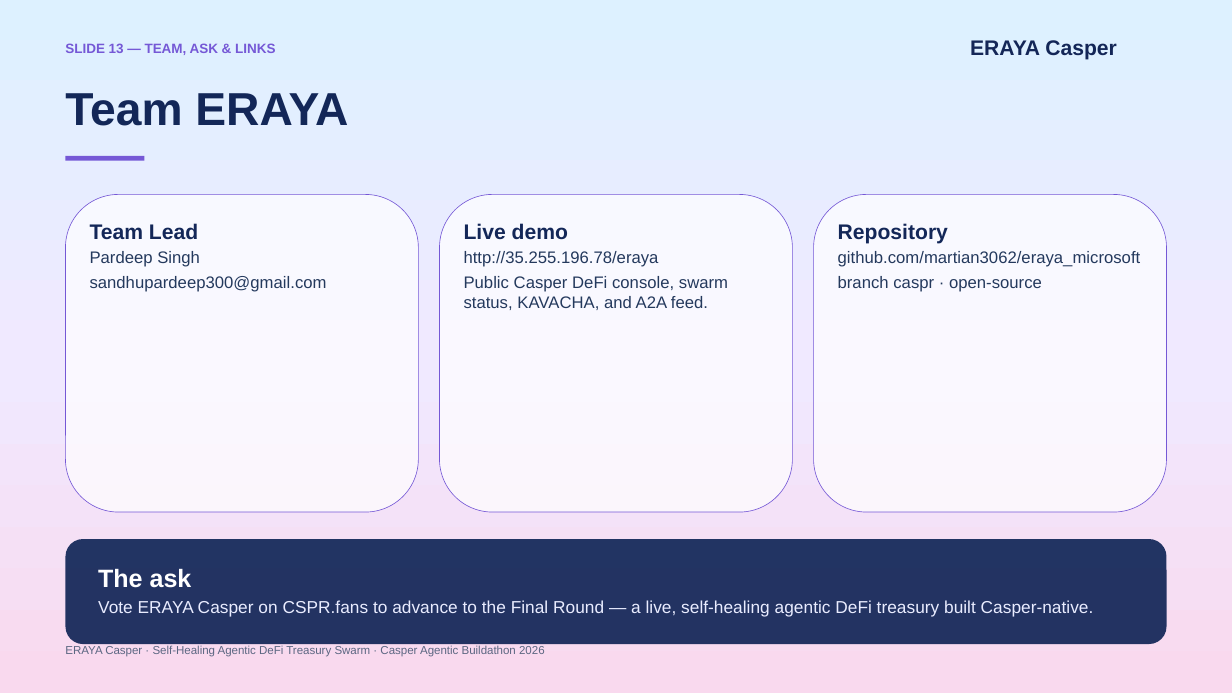
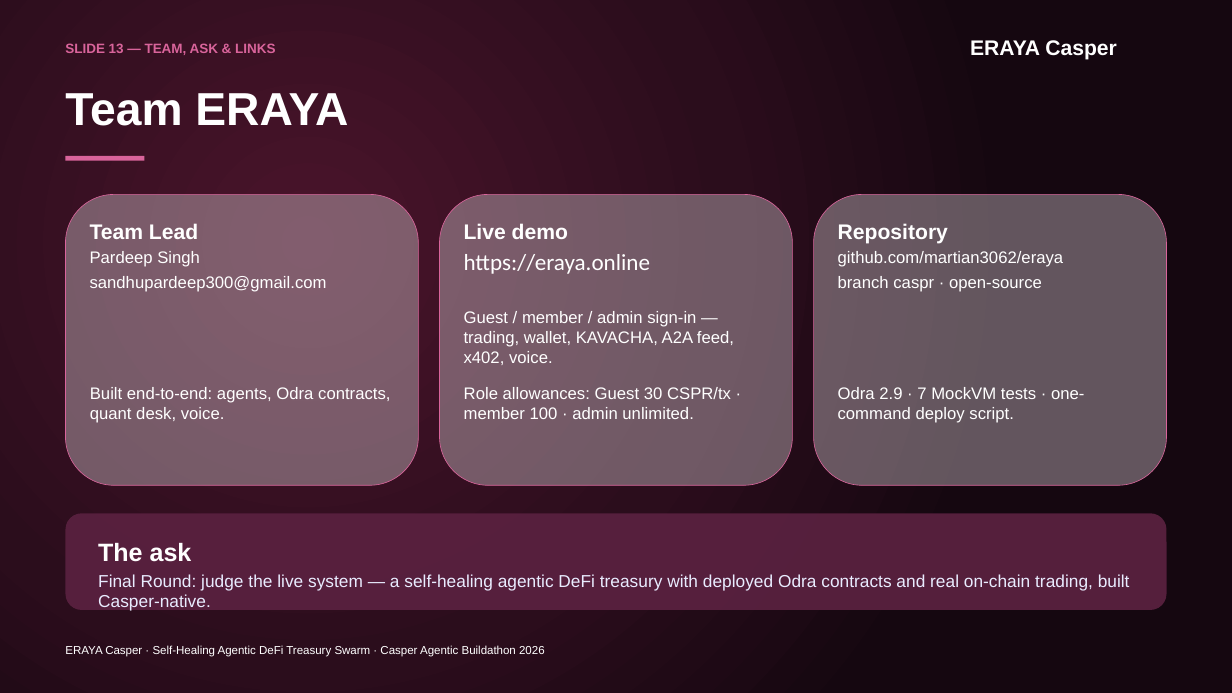
Before and after one commit to martian3062/eraya_microsoft, a slide deck: slide 13 of eraya.pptx. Drawn at 1232x693 pixels with LibreOffice and Linux fonts; fonts in the diff are those of the drawing. Boxes give left, top, right and bottom in pixels: in the first picture for what was removed or moved away, otherwise in the second. Text is boxed around its words. In the diff, an @@ line names an element or a change of style, - is before the commit and + after.

```diff
--- a/eraya.pptx
+++ b/eraya.pptx
@@ background gradient #DDF1FF to #F0E9FF to #F9D9EE to gradient #4A142B to #2B0D1C to #150710 @@
@@ text "SLIDE 13 — TEAM, ASK ..." at box(65, 43, 275, 55): text colour #7558D6 to #D9649B @@
@@ text "ERAYA Casper" at box(970, 40, 1117, 60): text colour #142657 to #FFFFFF @@
@@ rectangle at box(65, 156, 144, 161): fill #7558D6 to #D9649B @@
@@ rounded rectangle: place and size @@
-rounded rectangle at box(65, 195, 418, 513)
+rounded rectangle at box(65, 195, 418, 485)
@@ rounded rectangle: place and size @@
-rounded rectangle at box(440, 195, 793, 513)
+rounded rectangle at box(440, 195, 793, 485)
@@ fill #FFFFFF at 70% opacity to #D8CCD3 at 40% opacity; outline #7558D6 0.75 pt to #D9649B 0.75 pt in 3 elements at box(65, 195, 418, 485), box(440, 195, 793, 485), box(814, 195, 1167, 485) @@
@@ rounded rectangle: place and size @@
-rounded rectangle at box(814, 195, 1167, 513)
+rounded rectangle at box(814, 195, 1167, 485)
@@ text colour #132758 to #FFFFFF in 4 elements at box(65, 93, 348, 126), box(90, 223, 198, 239), box(464, 223, 568, 239), box(838, 223, 948, 244) @@
@@ text at box(464, 254, 651, 274): text changed; size 19.5 to 27 pt; font Arial to Calibri; text colour #24395D to #FFFFFF @@
-http://35.255.196.78/eraya
+https://eraya.online
@@ text at box(838, 251, 1064, 267): text changed; text colour #24395D to #FFFFFF @@
-github.com/martian3062/eraya_microsoft
+github.com/martian3062/eraya
@@ text removed at box(464, 276, 728, 310) @@
-Public Casper DeFi console, swarm status, KAVACHA, and A2A feed.
@@ text colour #24395D to #FFFFFF in 3 elements at box(90, 251, 200, 267), box(90, 276, 327, 292), box(838, 276, 1042, 292) @@
@@ text added at box(464, 311, 734, 365), 19.5 pt, text #FFFFFF @@
+Guest / member / admin sign-in — trading, wallet, KAVACHA, A2A feed, x402, voice.
@@ text added at box(90, 387, 390, 423), 19.5 pt, text #FFFFFF @@
+Built end-to-end: agents, Odra contracts, quant desk, voice.
@@ text added at box(464, 387, 731, 419), 19.5 pt, text #FFFFFF @@
+Role allowances: Guest 30 CSPR/tx · member 100 · admin unlimited.
@@ text added at box(838, 387, 1084, 423), 19.5 pt, text #FFFFFF @@
+Odra 2.9 · 7 MockVM tests · one-command deploy script.
@@ rounded rectangle: place and size @@
-rounded rectangle at box(65, 539, 1166, 644)
+rounded rectangle at box(65, 513, 1166, 610)
@@ rounded rectangle at box(65, 513, 1166, 610): fill #132758 at 93% opacity to #5A2140 at 93% opacity @@
@@ text "The ask": place and size @@
-text "The ask" at box(98, 569, 192, 588)
+text "The ask" at box(98, 543, 192, 562)
@@ text at box(98, 574, 1130, 590): text changed @@
-Vote ERAYA Casper on CSPR.fans to advance to the Final Round — a live, self-healing agentic DeFi treasury built Casper-native.
+Final Round: judge the live system — a self-healing agentic DeFi treasury with deployed Odra contracts and real on-chain trading, built Casper-native.
@@ text "ERAYA Casper · Self-Healing Agentic ..." at box(65, 645, 545, 657): text colour #5C6782 to #FFFFFF @@
```
Also in this commit, not shown: 11 other slides changed, 1 slide added, 1 slide removed, 28 other files.
